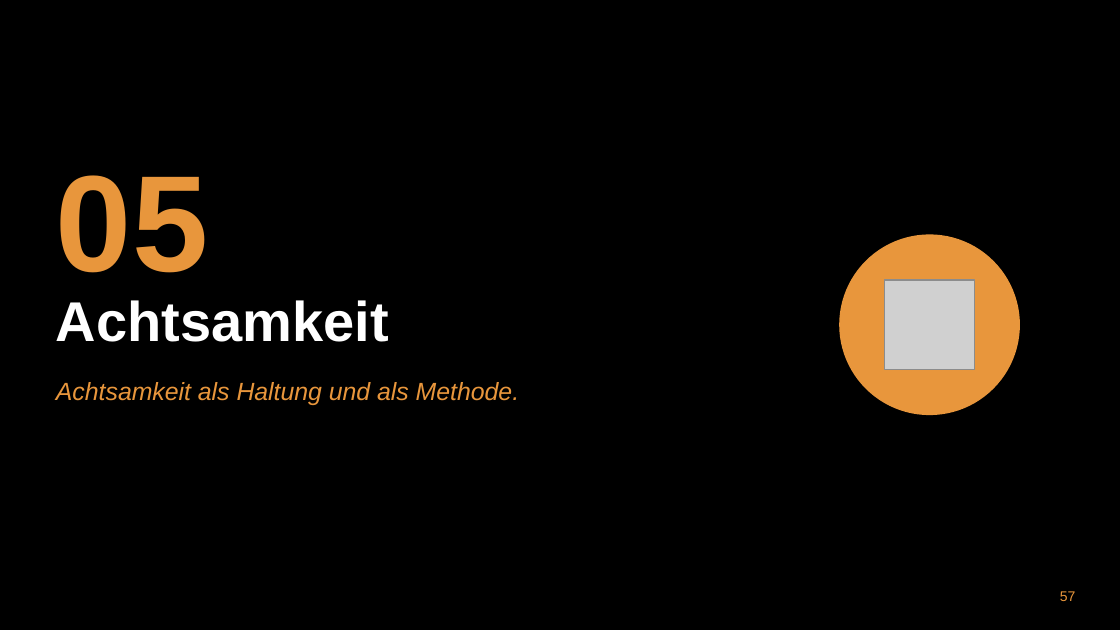
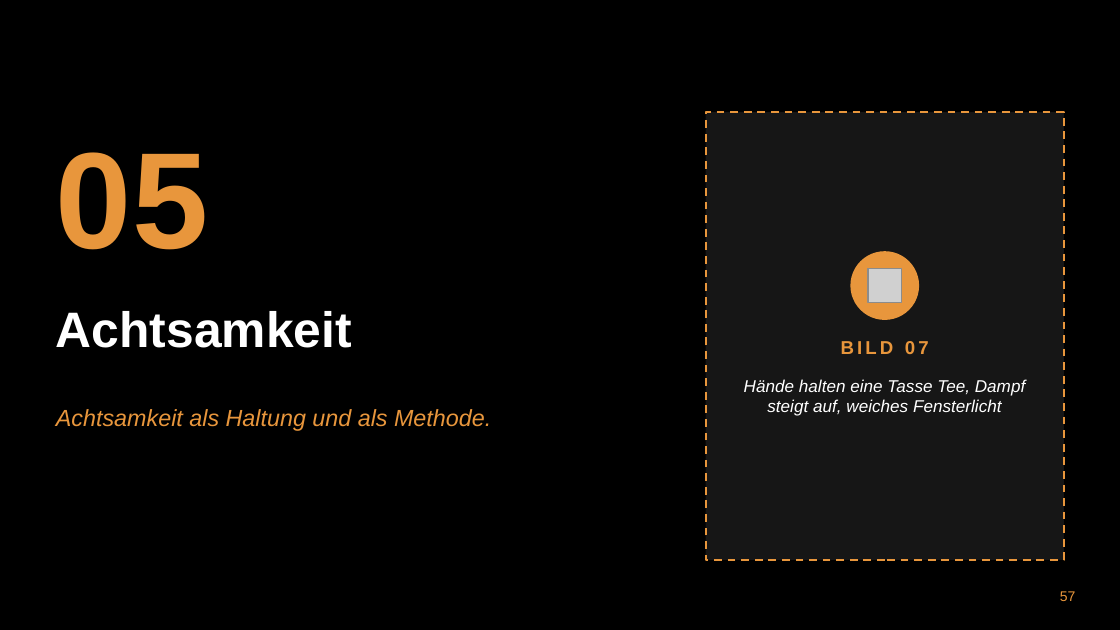
Before and after one commit to munderlohsven-dev/BVKT, a slide deck: slide 57 of praesentationen/zweitagesseminar_mentale_staerke_achtsamkeit/Zweitagesseminar_Mentale_Staerke_Achtsamkeit.pptx. Drawn at 1120x630 pixels with LibreOffice and Linux fonts; fonts in the diff are those of the drawing; grey boxes stand for pictures; background and template pictures are left out. Boxes give left, top, right and bottom in pixels: in the first picture for what was removed or moved away, otherwise in the second. Text is boxed around its words. In the diff, an @@ line names an element or a change of style, - is before the commit and + after.

```diff
--- a/praesentationen/zweitagesseminar_mentale_staerke_achtsamkeit/Zweitagesseminar_Mentale_Staerke_Achtsamkeit.pptx
+++ b/praesentationen/zweitagesseminar_mentale_staerke_achtsamkeit/Zweitagesseminar_Mentale_Staerke_Achtsamkeit.pptx
@@ text "05": place and size @@
-text "05" at bbox=[56, 175, 208, 273]
+text "05" at bbox=[56, 152, 208, 250]
@@ rectangle added at bbox=[706, 112, 1064, 560], fill #161616, outline #E8963C 1.25 pt dashed @@
@@ text "Achtsamkeit": place and size @@
-text "Achtsamkeit" at bbox=[56, 300, 389, 342]
+text "Achtsamkeit" at bbox=[56, 311, 352, 348]
@@ text "Achtsamkeit" at bbox=[56, 311, 352, 348]: size 36 to 32 pt; vertical alignment top to middle @@
@@ ellipse: place and size @@
-ellipse at bbox=[840, 235, 1019, 414]
+ellipse at bbox=[851, 252, 918, 319]
@@ picture added at bbox=[868, 269, 902, 302] @@
@@ picture removed at bbox=[885, 280, 974, 370] @@
@@ text added at bbox=[841, 341, 929, 354], 12 pt, text #E8963C, bold @@
+BILD 07
@@ text added at bbox=[744, 379, 1025, 416], 11 pt, text #FFFFFF, italic @@
+Hände halten eine Tasse Tee, Dampf steigt auf, weiches Fensterlicht
@@ text "Achtsamkeit als Haltung und als ...": place and size @@
-text "Achtsamkeit als Haltung und als ..." at bbox=[56, 382, 519, 405]
+text "Achtsamkeit als Haltung und als ..." at bbox=[56, 409, 491, 431]
@@ text "Achtsamkeit als Haltung und als ..." at bbox=[56, 409, 491, 431]: size 16 to 15 pt @@
```
Also in this commit, not shown: 28 other slides changed, 7 other files.
